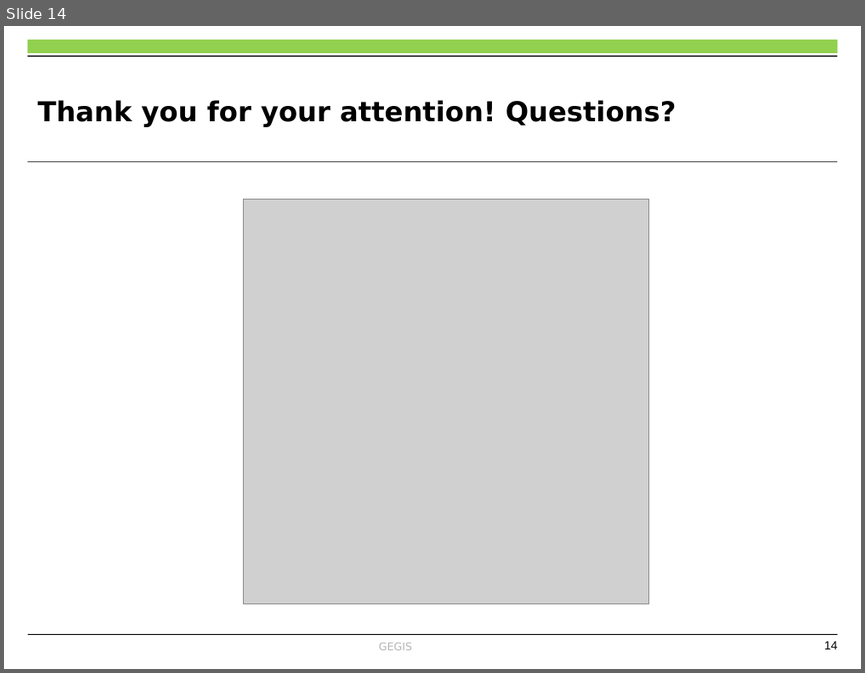
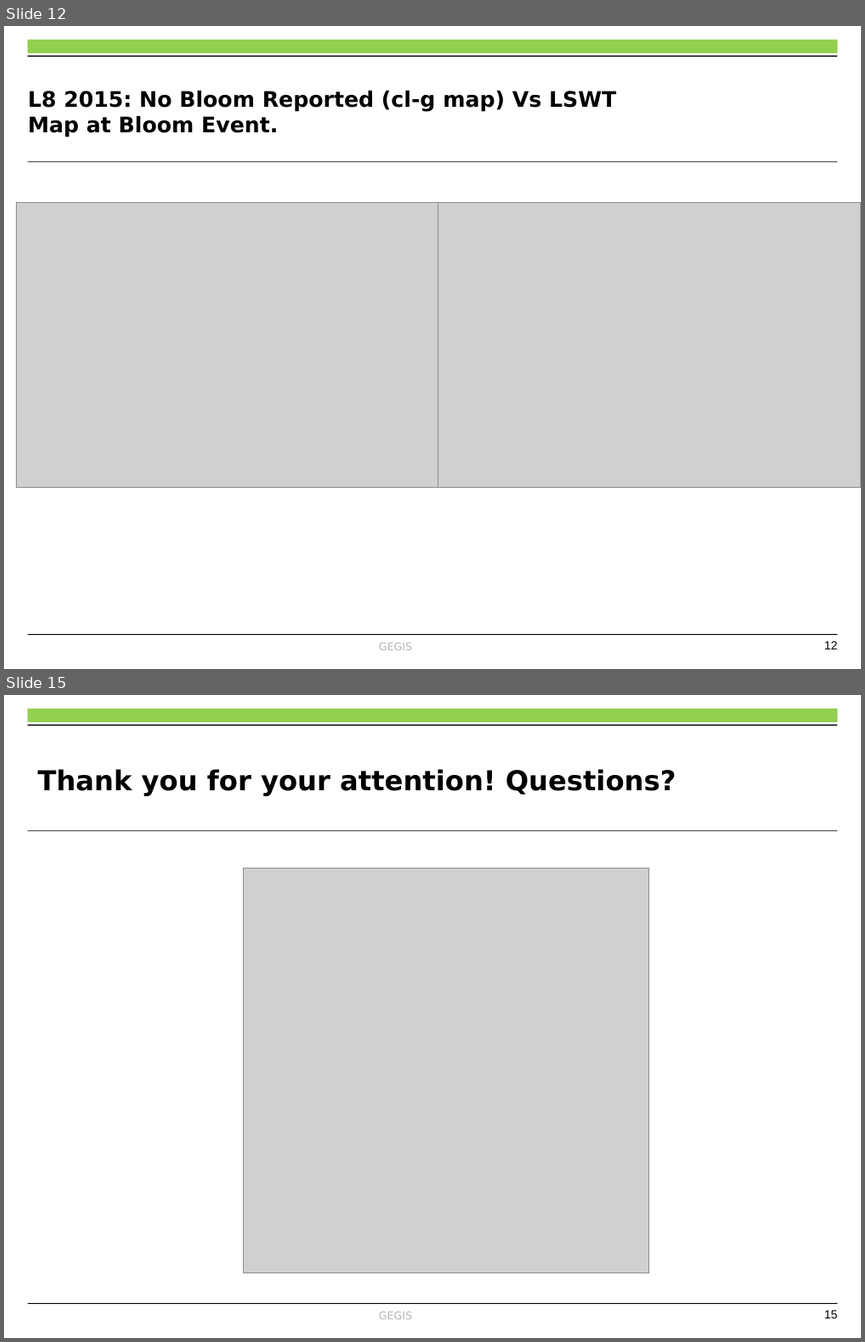
Before and after one commit to OkomoJacob/FinalYearProject, a slide deck: Dr. E Nduati, Superviser/Submissions/ENC222-0149_2017_OKOMO_JACOB_OKELLO_V3.pptx. Shown one above the other, each under a label of ours: slide 14 before the commit, slides 12 and 15 after it; the slides between them are not shown. The pictures are 865x673 and 865x1342 pixels, drawn with LibreOffice and Linux fonts; fonts in the diff are those of the drawing; grey boxes stand for pictures; background and template pictures are left out. Boxes give left, top, right and bottom in pixels: in the first picture for what was removed or moved away, otherwise in the second. Text is boxed around its words. In the diff, an @@ line names an element or a change of style, - is before the commit and + after.

```diff
--- a/Dr. E Nduati, Superviser/Submissions/ENC222-0149_2017_OKOMO_JACOB_OKELLO_V3.pptx
+++ b/Dr. E Nduati, Superviser/Submissions/ENC222-0149_2017_OKOMO_JACOB_OKELLO_V3.pptx
@@ slide 12 added at (x1=4, y1=26, x2=861, y2=669), background #FFFFFF; not listed: 6 template elements that a slide beside it also shows @@
@@ title added at (x1=28, y1=91, x2=616, y2=137), 18 pt, text #000000, bold @@
+L8 2015: No Bloom Reported (cl-g map) Vs LSWT Map at Bloom Event.
@@ picture added at (x1=16, y1=203, x2=439, y2=487) @@
@@ picture added at (x1=438, y1=203, x2=861, y2=487) @@
@@ what was slide 14 is now slide 15 @@
@@ page number at (x1=824, y1=1310, x2=838, y2=1318): text changed @@
-14
+15
```
Also in this commit, not shown: 12 slides changed, 1 other slide added, 1 slide removed, 16 other files.
